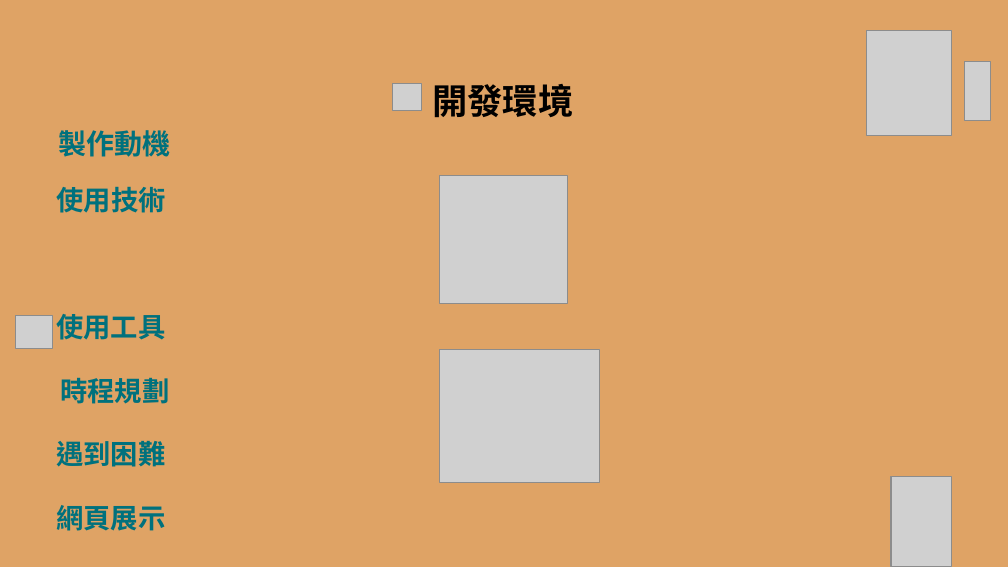
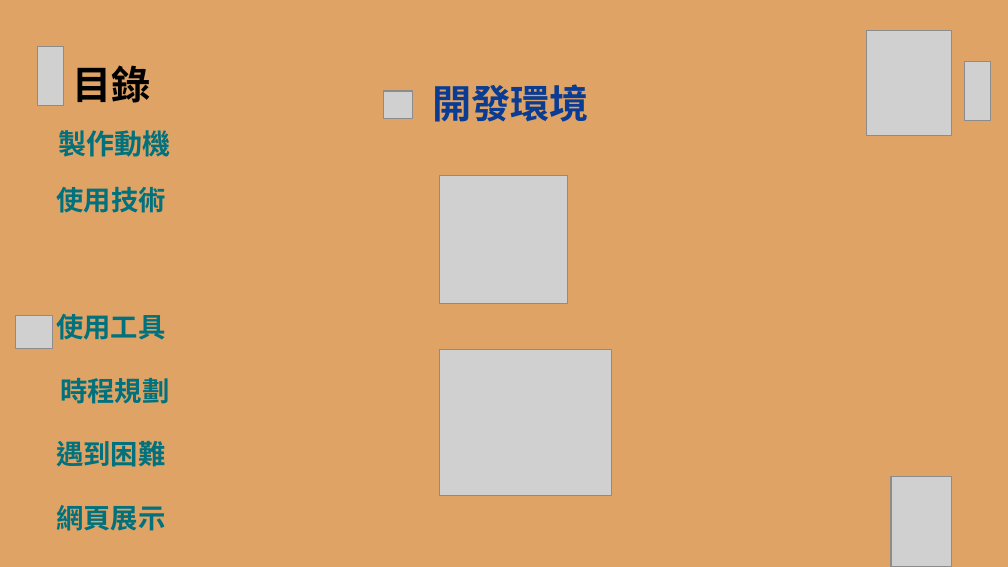
Before and after one commit to wsadtref95/aaa, a slide deck: slide 5 of 資展國際 小專.pptx. Drawn at 1008x567 pixels with LibreOffice and Linux fonts; fonts in the diff are those of the drawing; grey boxes stand for pictures; background and template pictures are left out. Boxes give left, top, right and bottom in pixels: in the first picture for what was removed or moved away, otherwise in the second. Text is boxed around its words. In the diff, an @@ line names an element or a change of style, - is before the commit and + after.

```diff
--- a/資展國際 小專.pptx
+++ b/資展國際 小專.pptx
@@ picture added at [37, 46, 64, 105] @@
@@ text added at [72, 65, 150, 103], 28 pt, text #000000, bold @@
+目錄
@@ title "開發環境" at [432, 84, 589, 122]: size 25.2 to 28 pt, text colour #000000 to #093C92 @@
@@ picture: place and size @@
-picture at [392, 83, 421, 111]
+picture at [383, 91, 412, 119]
@@ picture: place and size @@
-picture at [439, 349, 600, 482]
+picture at [439, 349, 611, 495]
```
Also in this commit, not shown: 8 other slides changed, 1 slide added.
